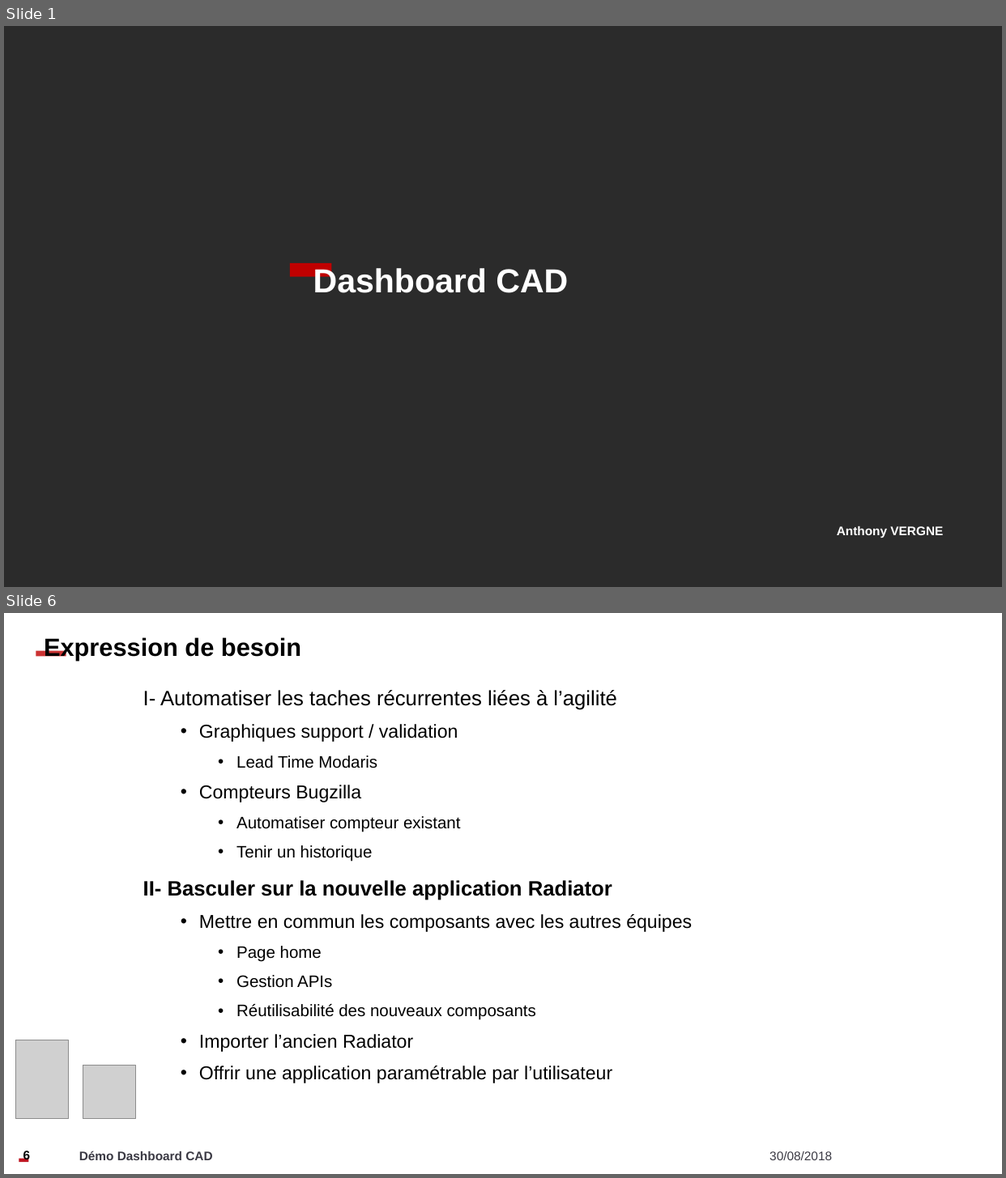
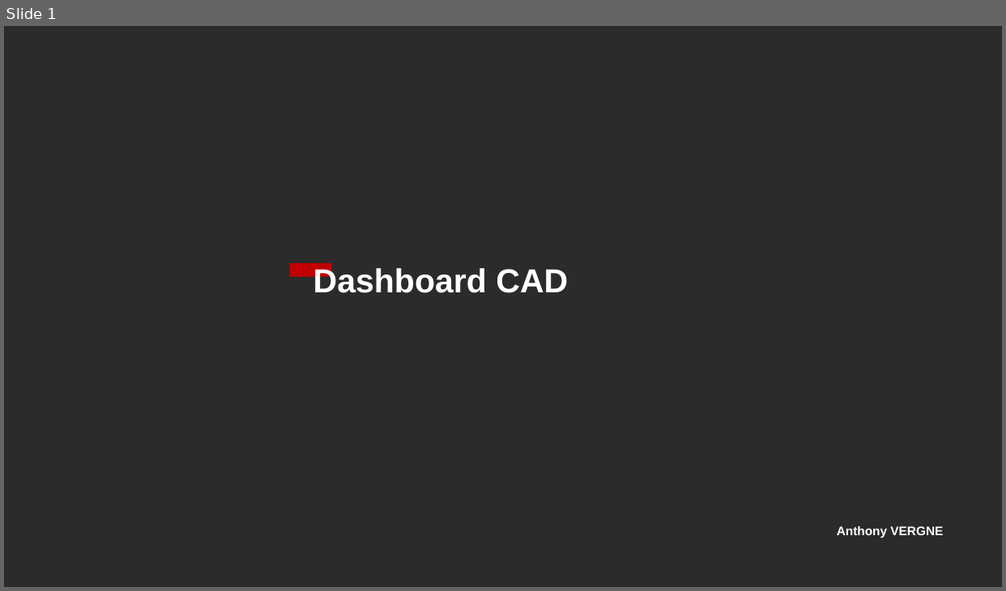
Before and after one commit to Zadrott/rapportStage, a slide deck: Présentation.pptx. Shown one above the other, each under a label of ours: slides 1 and 6 before the commit, slide 1 after it; the slides between them are not shown. The pictures are 1006x1178 and 1006x591 pixels, drawn with LibreOffice and Linux fonts; fonts in the diff are those of the drawing; grey boxes stand for pictures; background and template pictures are left out; a plain dark background stands for a picture behind light text. Boxes give left, top, right and bottom in pixels: in the first picture for what was removed or moved away, otherwise in the second. Text is boxed around its words. In the diff, an @@ line names an element or a change of style, - is before the commit and + after.

```diff
--- a/Présentation.pptx
+++ b/Présentation.pptx
@@ slide 6 removed at bbox=[4, 613, 1002, 1174], background picture (left out) @@
@@ rectangle removed at bbox=[36, 651, 66, 657] @@
@@ text removed at bbox=[44, 637, 301, 661] @@
-Expression de besoin
@@ text removed at bbox=[143, 690, 692, 1084] @@
-I- Automatiser les taches récurrentes liées à l’agilité
-  • Graphiques support / validation
-    • Lead Time Modaris
-  • Compteurs Bugzilla
-    • Automatiser compteur existant
-    • Tenir un historique
-II- Basculer sur la nouvelle application Radiator
-  • Mettre en commun les composants avec les autres équipes
-    • Page home
-    • Gestion APIs
-    • Réutilisabilité des nouveaux composants
-  • Importer l’ancien Radiator
-  • Offrir une application paramétrable par l’utilisateur
@@ picture removed at bbox=[16, 1041, 69, 1119] @@
@@ picture removed at bbox=[83, 1066, 136, 1119] @@
@@ rectangle removed at bbox=[19, 1159, 28, 1162] @@
@@ page number removed at bbox=[23, 1150, 31, 1163] @@
-6
@@ text removed at bbox=[79, 1151, 212, 1161] @@
-Démo Dashboard CAD
@@ text removed at bbox=[769, 1152, 832, 1161] @@
-30/08/2018
```
Also in this commit, not shown: 6 slides changed, 1 slide added, 7 other slides removed, 4 other files.
